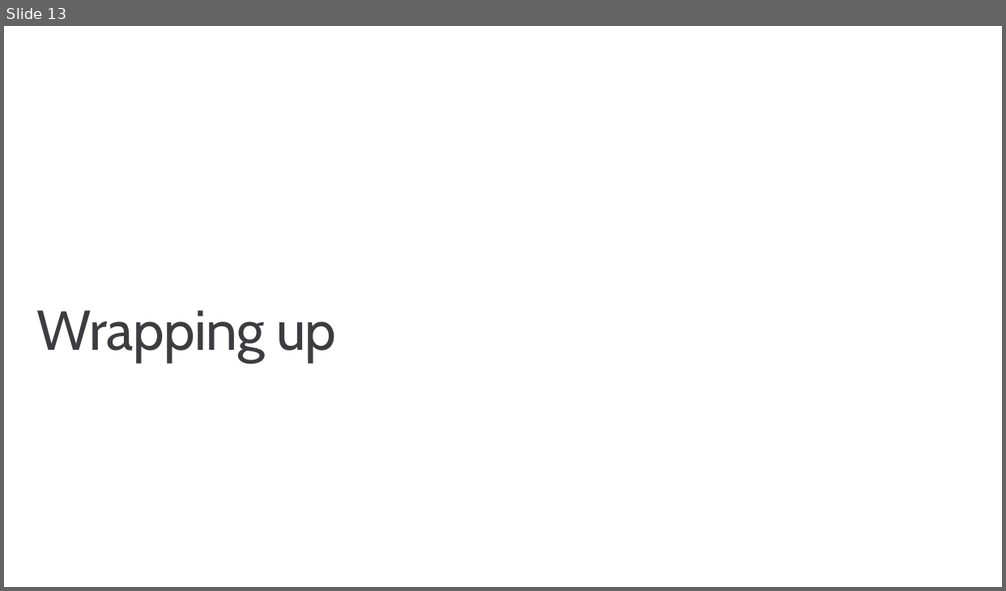
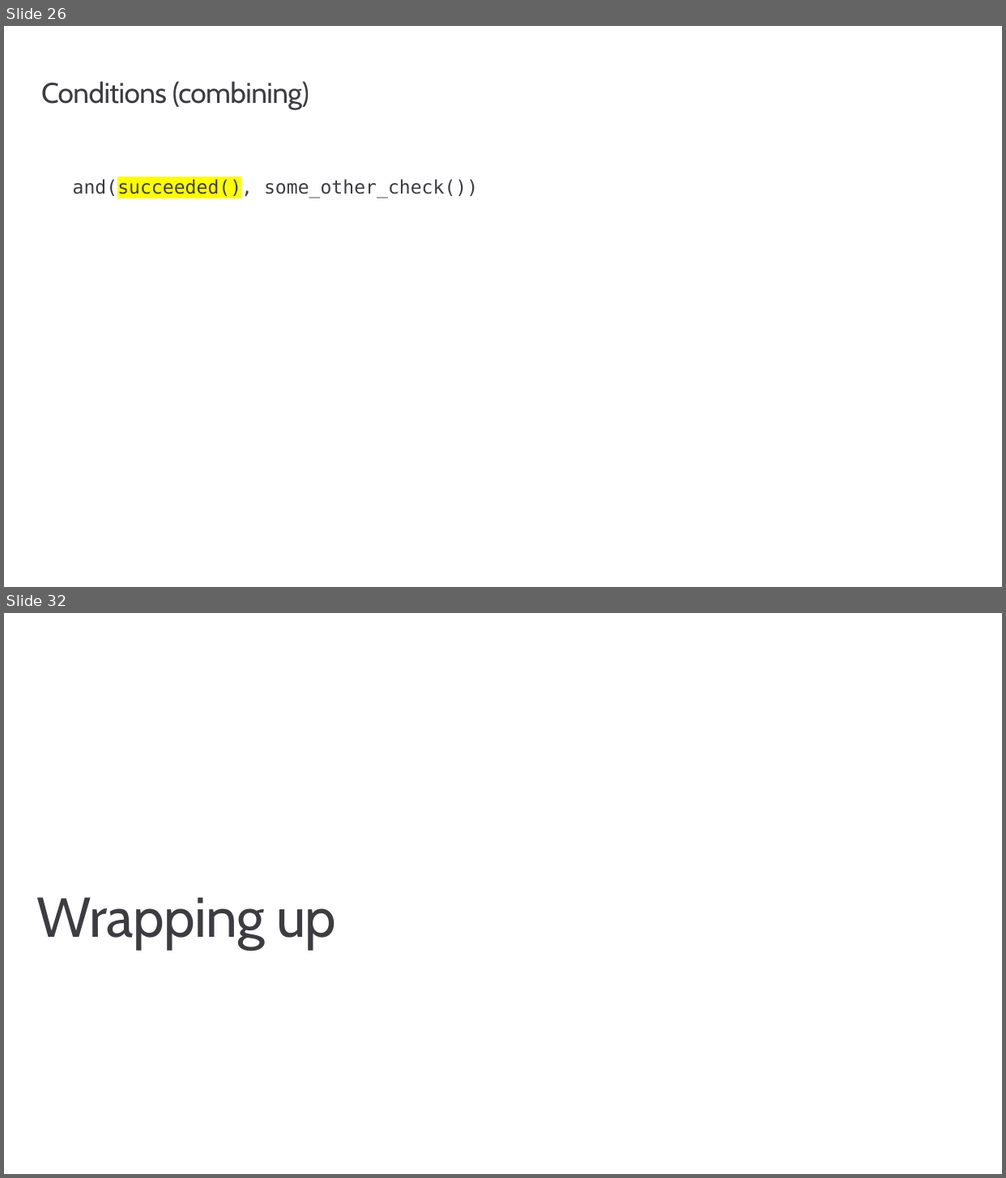
Before and after one commit to msusdev/Azure-pipelines-with-GitHub, a slide deck: Presentations/Continuous integration with GitHub and Azure/Continuous integration with GitHub and Azure.pptx. Shown one above the other, each under a label of ours: slide 13 before the commit, slides 26 and 32 after it; the slides between them are not shown. The pictures are 1006x591 and 1006x1178 pixels, drawn with LibreOffice and Linux fonts; fonts in the diff are those of the drawing; background and template pictures are left out. Boxes give left, top, right and bottom in pixels: in the first picture for what was removed or moved away, otherwise in the second. Text is boxed around its words. In the diff, an @@ line names an element or a change of style, - is before the commit and + after.

```diff
--- a/Presentations/Continuous integration with GitHub and Azure/Continuous integration with GitHub and Azure.pptx
+++ b/Presentations/Continuous integration with GitHub and Azure/Continuous integration with GitHub and Azure.pptx
@@ slide 26 added at (x1=4, y1=26, x2=1002, y2=587), background #FFFFFF @@
@@ title added at (x1=41, y1=81, x2=309, y2=110), 27.4 pt, text #3C3C41 @@
+Conditions (combining)
@@ text added at (x1=73, y1=178, x2=478, y2=199), 18 pt, text #3C3C41 @@
+and(succeeded(), some_other_check())
@@ what was slide 13 is now slide 32 @@
```
Also in this commit, not shown: 18 other slides added.
